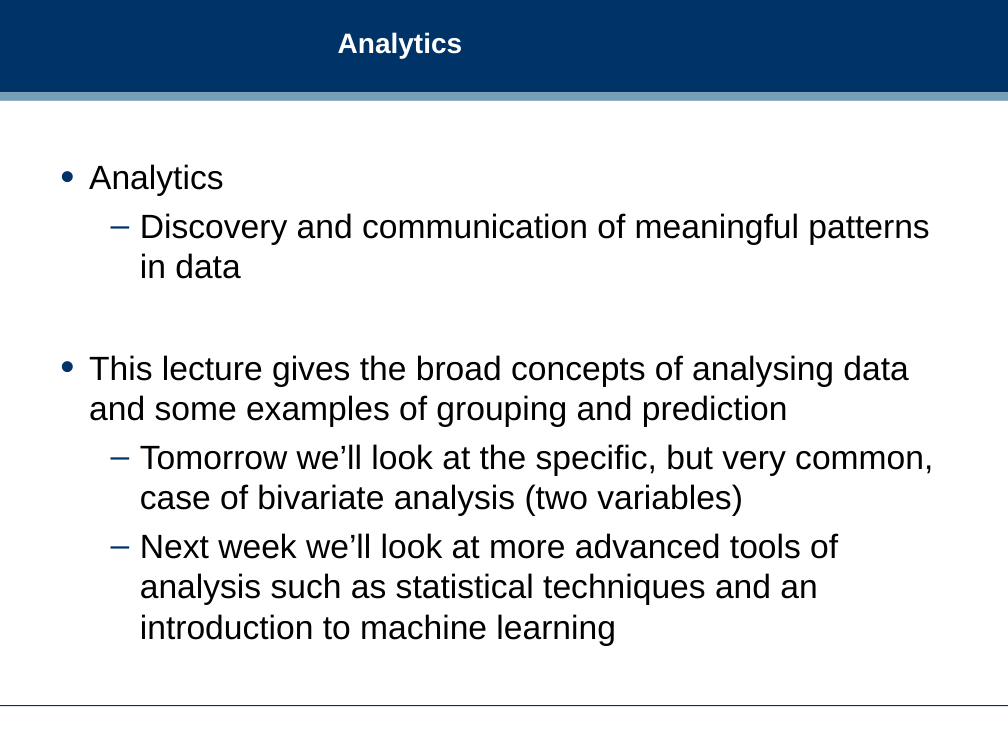
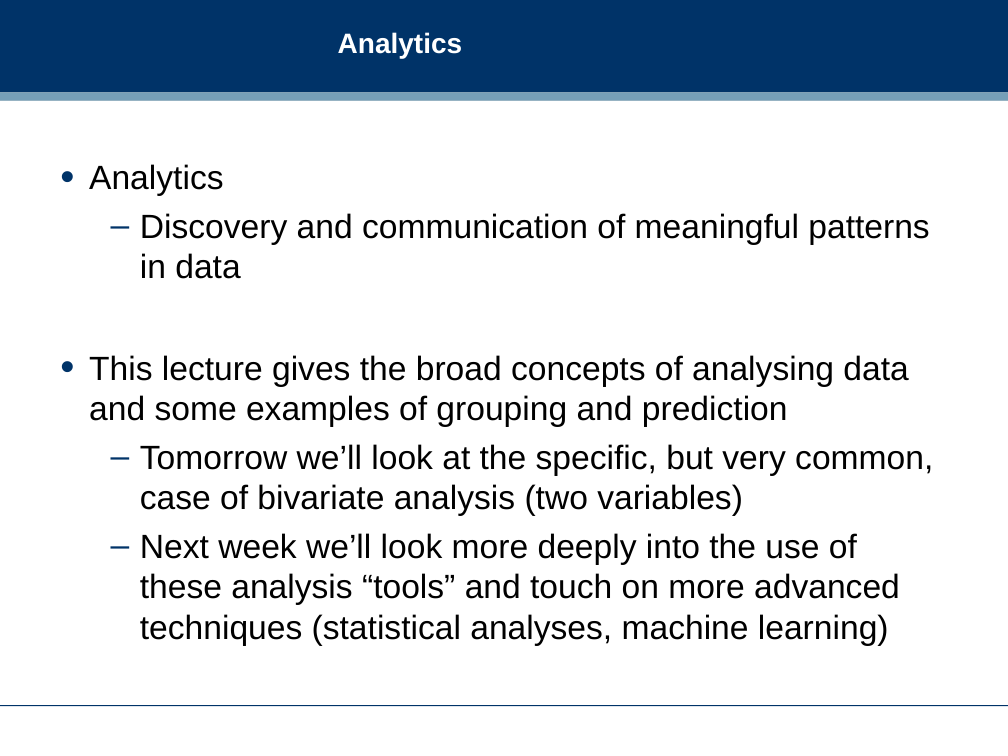
Before and after one commit to dreamind/ix, a slide deck: slide 4 of lectures/making-sense-data/analysis.ppt. Drawn at 1008x756 pixels with LibreOffice and Linux fonts; fonts in the diff are those of the drawing; background and template pictures are left out. Boxes give left, top, right and bottom in pixels: in the first picture for what was removed or moved away, otherwise in the second. Text is boxed around its words. In the diff, an @@ line names an element or a change of style, - is before the commit and + after.

Commit message:
Latest tweaks to analysis lecture slides

```diff
--- a/lectures/making-sense-data/analysis.ppt
+++ b/lectures/making-sense-data/analysis.ppt
@@ text at box(140, 533, 900, 646): text changed @@
-  – Next week we’ll look at more advanced tools of analysis such as statistical techniques and an introduction to machine learning
+  – Next week we’ll look more deeply into the use of these analysis “tools” and touch on more advanced techniques (statistical analyses, machine learning)
```
Also in this commit, not shown: 7 other slides changed, 1 slide added, 2 other files.
